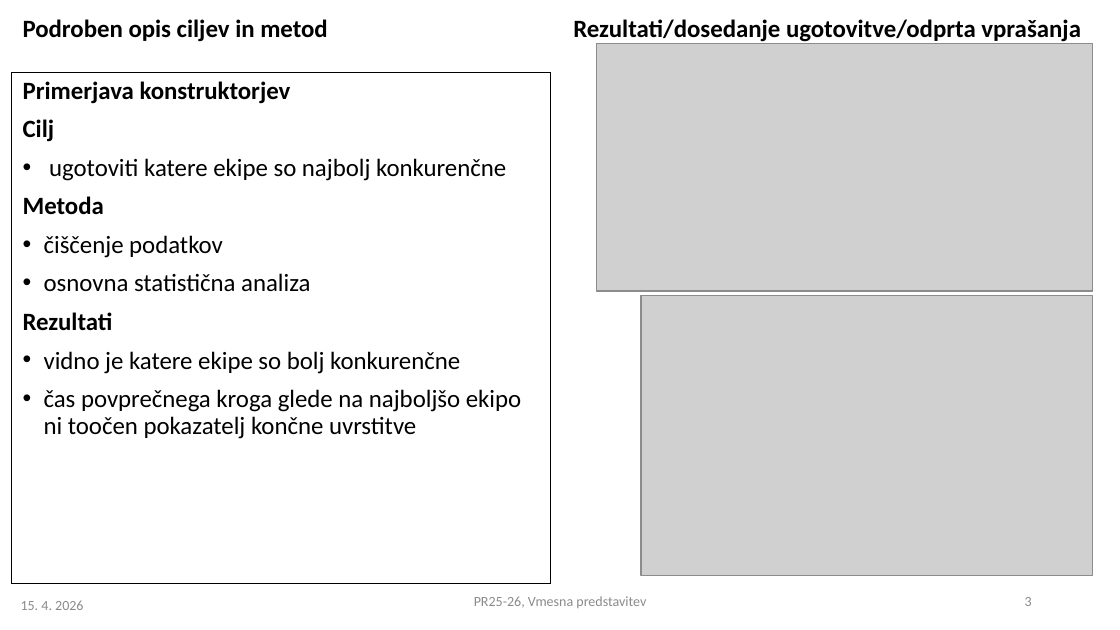
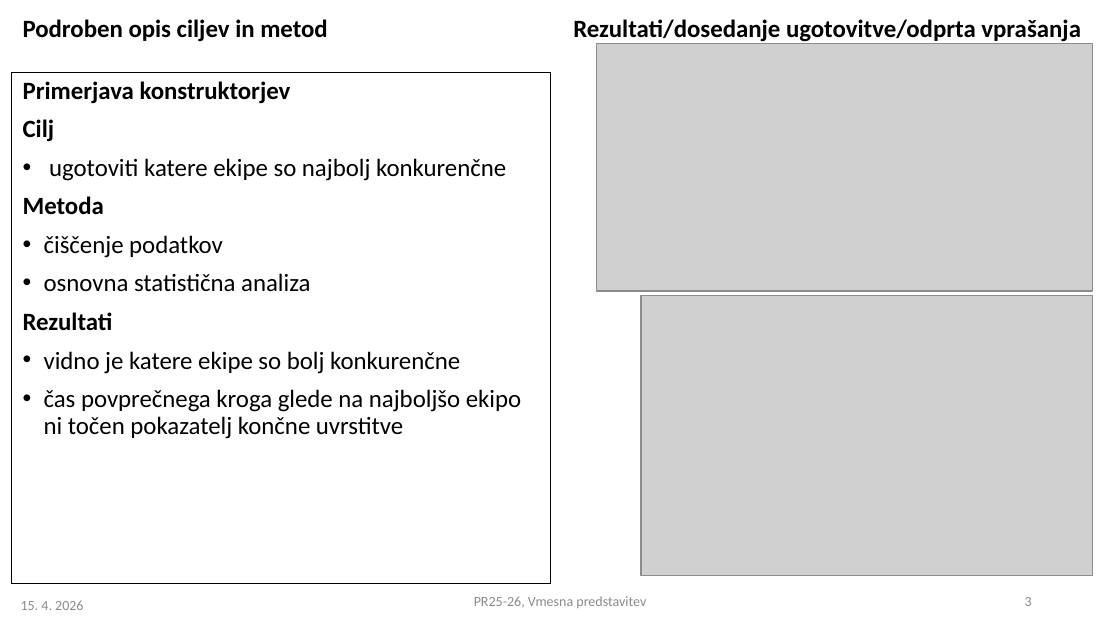
Before and after one commit to matic-zakelj/PR2610, a slide deck: slide 3 of PR2025-26_VMESNA_10.pptx. Drawn at 1120x630 pixels with LibreOffice and Linux fonts; fonts in the diff are those of the drawing; grey boxes stand for pictures. Boxes give left, top, right and bottom in pixels: in the first picture for what was removed or moved away, otherwise in the second. Text is boxed around its words. In the diff, an @@ line names an element or a change of style, - is before the commit and + after.

Commit message:
Updated ppt

```diff
--- a/PR2025-26_VMESNA_10.pptx
+++ b/PR2025-26_VMESNA_10.pptx
@@ text at (44, 389, 521, 439): text changed @@
-• čas povprečnega kroga glede na najboljšo ekipo ni toočen pokazatelj končne uvrstitve
+• čas povprečnega kroga glede na najboljšo ekipo ni točen pokazatelj končne uvrstitve
```
Also in this commit, not shown: 1 slide removed.
